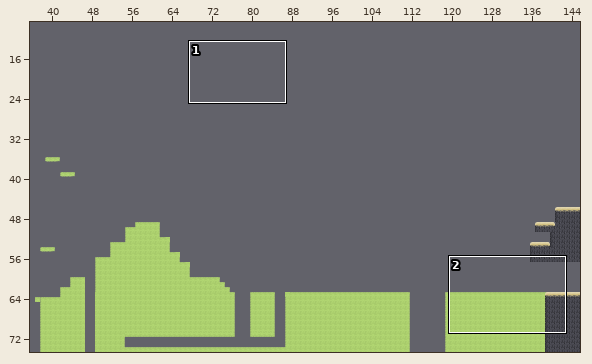
An edit to a level. Tiled map (JSON), assets/Level/level_02.json. Above, an overview of the earlier version with the close-up marked.
Close-up. The starting point:
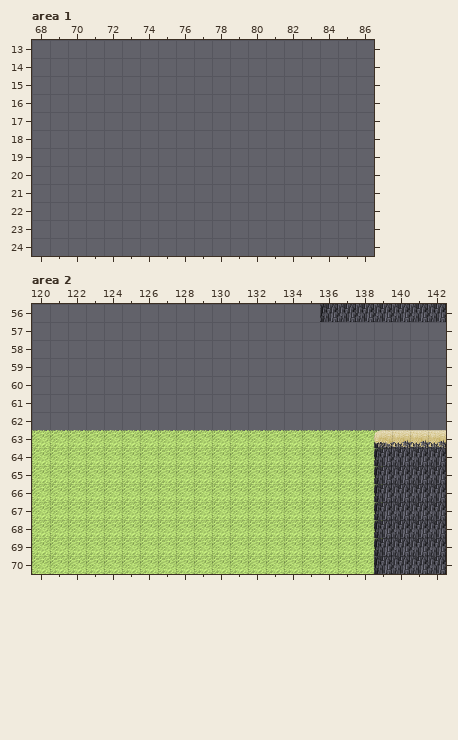
Cells are 32x32 px. Shown: area 1 x 68..86, y 13..24; area 2 x 120..142, y 56..70. The commit also changed other parts of the map, which this record leaves out.
The same view after the edit:
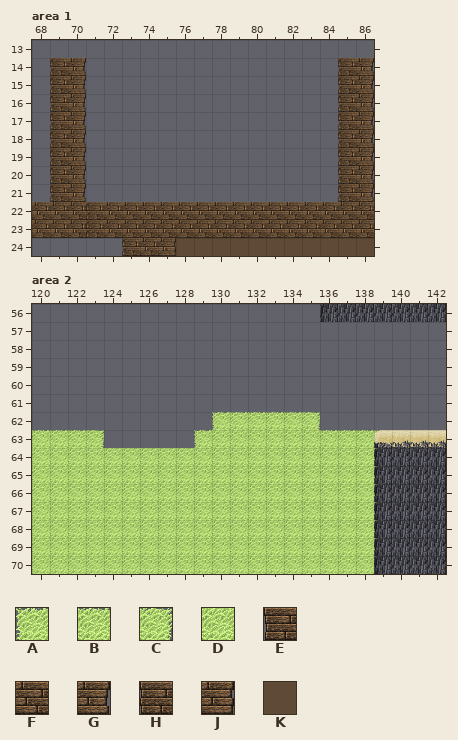
Key: from "tile-sheet": A 0, B 1, C 2, D 17, E 120, F 121, G 122, H 136, J 138, K 201.
_ is an empty cell, . an unchanged one.
What changed:
--- layer "Background Layer 2", area 1
@@ x 75..86 @@
-24 ____________
+24 KKKKKKKKKKKK
--- layer "Background Layer 1", area 1
@@ x 68..86 @@
-14 .__..............__
-15 .__..............__
-16 .__..............__
-17 .__..............__
-18 .__..............__
-19 .__..............__
-20 .__..............__
-21 .__..............__
-22 ____...............
-23 ____...............
+14 .EG..............EG
+15 .EG..............EG
+16 .EG..............EG
+17 .EG..............EG
+18 .EG..............EG
+19 .EG..............EG
+20 .EG..............EG
+21 .EG..............EG
+22 FFFF...............
+23 FFFF...............
--- layer "Platform Layer", area 1
@@ x 71..86 @@
-22 ________________
-23 ________________
-24 ..___...........
+22 EFFFFFFFFFFFFFFF
+23 HFFFFFFFFFFFFFFF
+24 ..EFJ...........
--- layer "Platform Layer", area 2
@@ x 123..135 @@
-62 .......______
-63 BBBBBBBBBBBBB
+62 .......ABBBBC
+63 C_____ADDDDDD
Pixel boxes of the changes (left, top, right, bottom) in both close-ups:
added: (32, 58, 374, 256)
changed: (87, 412, 320, 448)
